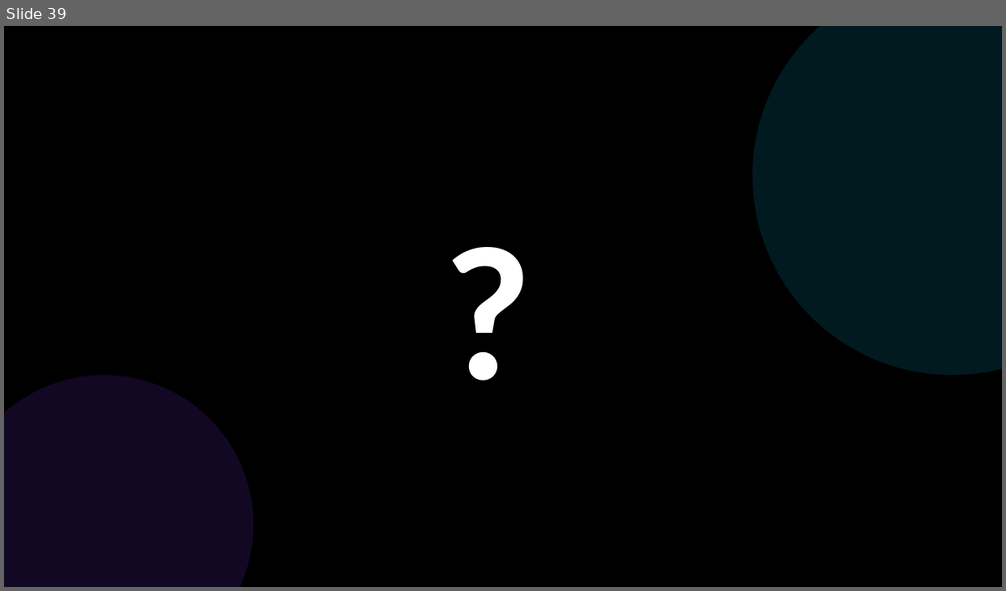
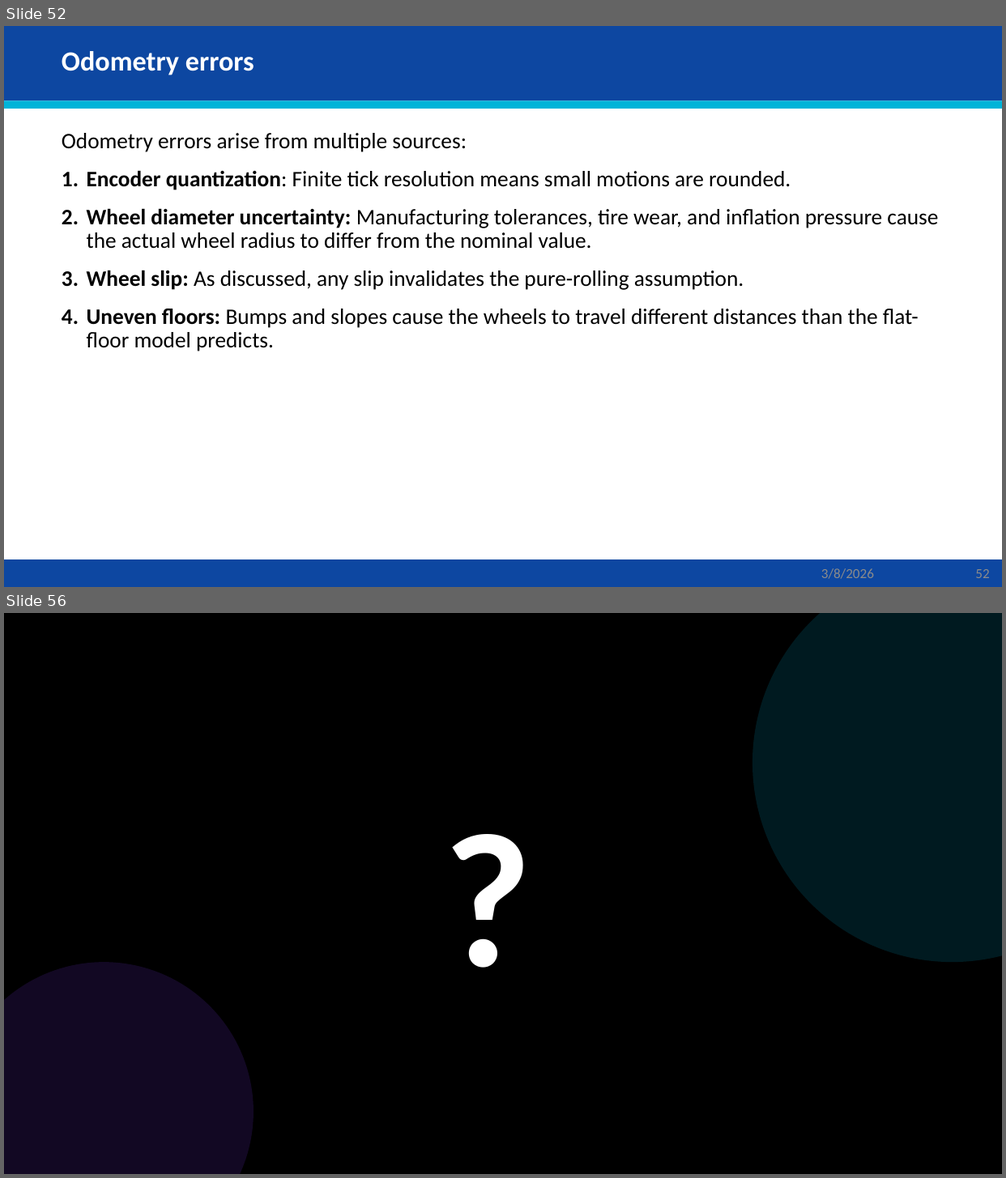
Before and after one commit to AbbadiAhmad/mobile_robots_course, a slide deck: Slides/Mod03/Mod03.pptx. Shown one above the other, each under a label of ours: slide 39 before the commit, slides 52 and 56 after it; the slides between them are not shown. The pictures are 1006x591 and 1006x1178 pixels, drawn with LibreOffice and Linux fonts; fonts in the diff are those of the drawing. Boxes give left, top, right and bottom in pixels: in the first picture for what was removed or moved away, otherwise in the second. Text is boxed around its words. In the diff, an @@ line names an element or a change of style, - is before the commit and + after.

```diff
--- a/Slides/Mod03/Mod03.pptx
+++ b/Slides/Mod03/Mod03.pptx
@@ slide 52 added at [4, 26, 1002, 587], background #FFFFFF @@
@@ rectangle added at [4, 26, 1002, 101], fill #0D47A1 @@
@@ title added at [62, 51, 254, 75], 20 pt, text #FFFFFF, bold @@
+Odometry errors
@@ rectangle added at [4, 101, 1002, 109], fill #00B4D8 @@
@@ text added at [62, 133, 938, 352], 16 pt, text #000000 @@
+Odometry errors arise from multiple sources:
+1. Encoder quantization: Finite tick resolution means small motions are rounded.
+2. Wheel diameter uncertainty: Manufacturing tolerances, tire wear, and inflation pressure cause the actual wheel radius to differ from the nominal value.
+3. Wheel slip: As discussed, any slip invalidates the pure-rolling assumption.
+4. Uneven floors: Bumps and slopes cause the wheels to travel different distances than the flat-floor model predicts.
@@ rectangle added at [4, 560, 1002, 587], fill #0D47A1 @@
@@ text added at [821, 569, 874, 579], 10 pt, text #8C8C8C @@
+3/8/2026
@@ page number added at [975, 570, 989, 578], 10 pt, text #8C8C8C @@
+52
@@ what was slide 39 is now slide 56 @@
```
Also in this commit, not shown: 3 slides changed, 20 other slides added.
